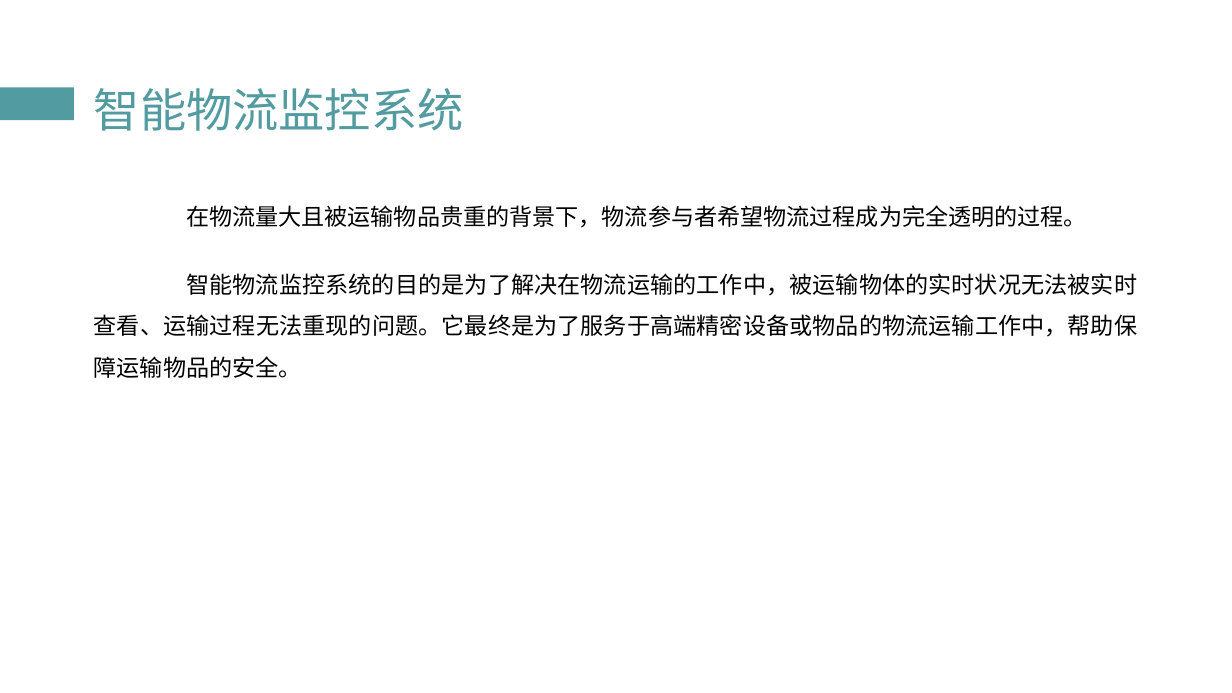
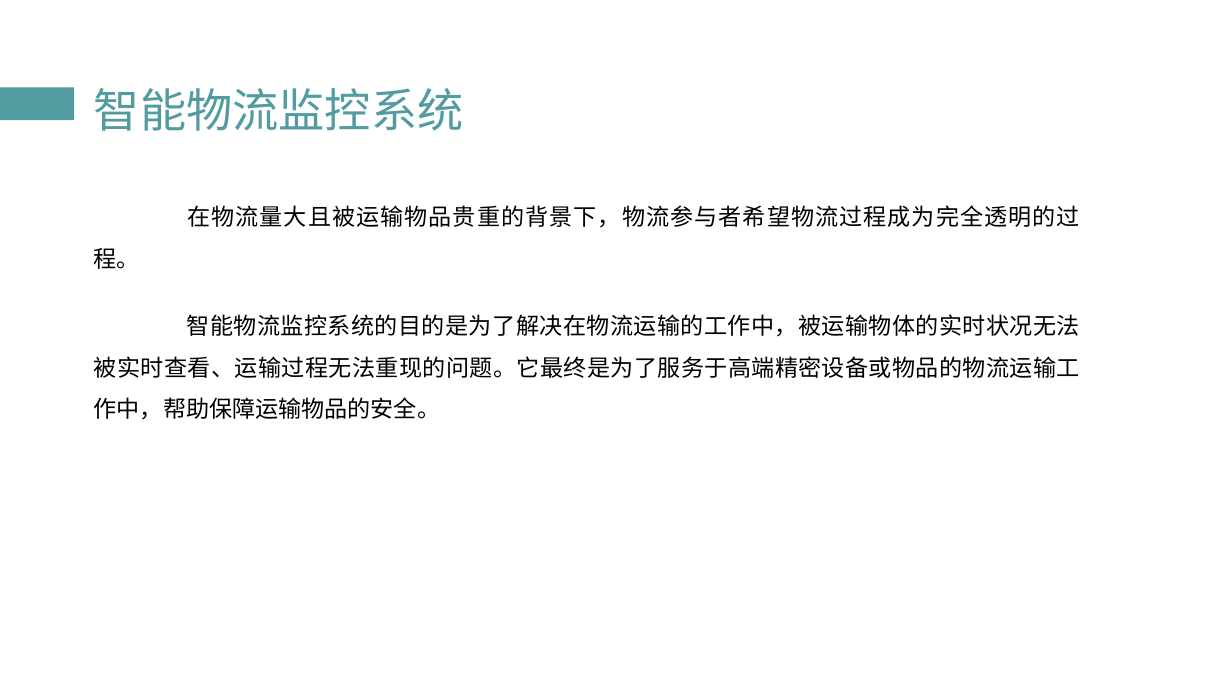
Before and after one commit to zstiu/IoTService, a slide deck: slide 5 of 毕设资料/郑世同IotSevice答辩.ppt (slide 6 before the commit). Drawn at 1232x693 pixels with LibreOffice and Linux fonts; fonts in the diff are those of the drawing. Boxes give left, top, right and bottom in pixels: in the first picture for what was removed or moved away, otherwise in the second. Text is boxed around its words. In the diff, an @@ line names an element or a change of style, - is before the commit and + after.

```diff
--- a/毕设资料/郑世同IotSevice答辩.ppt
+++ b/毕设资料/郑世同IotSevice答辩.ppt
@@ text "在物流量大且被运输物品贵重的背景下，物流参与者希望物流过程成为完全透明的过程。" rewrapped from bbox=[94, 205, 1138, 378] to bbox=[94, 205, 1080, 420] @@
```
Also in this commit, not shown: 6 other slides changed, 3 slides removed.
